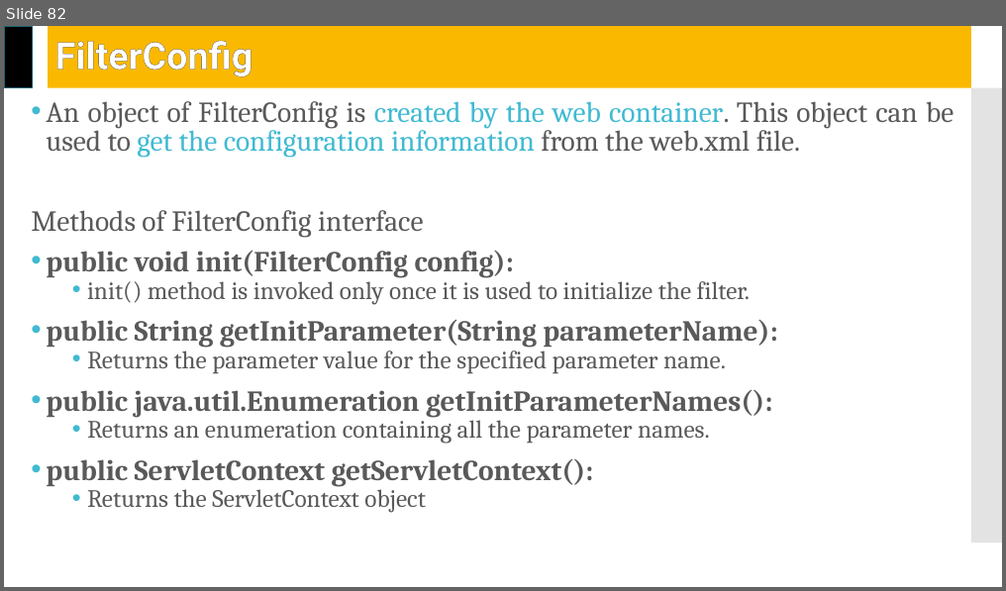
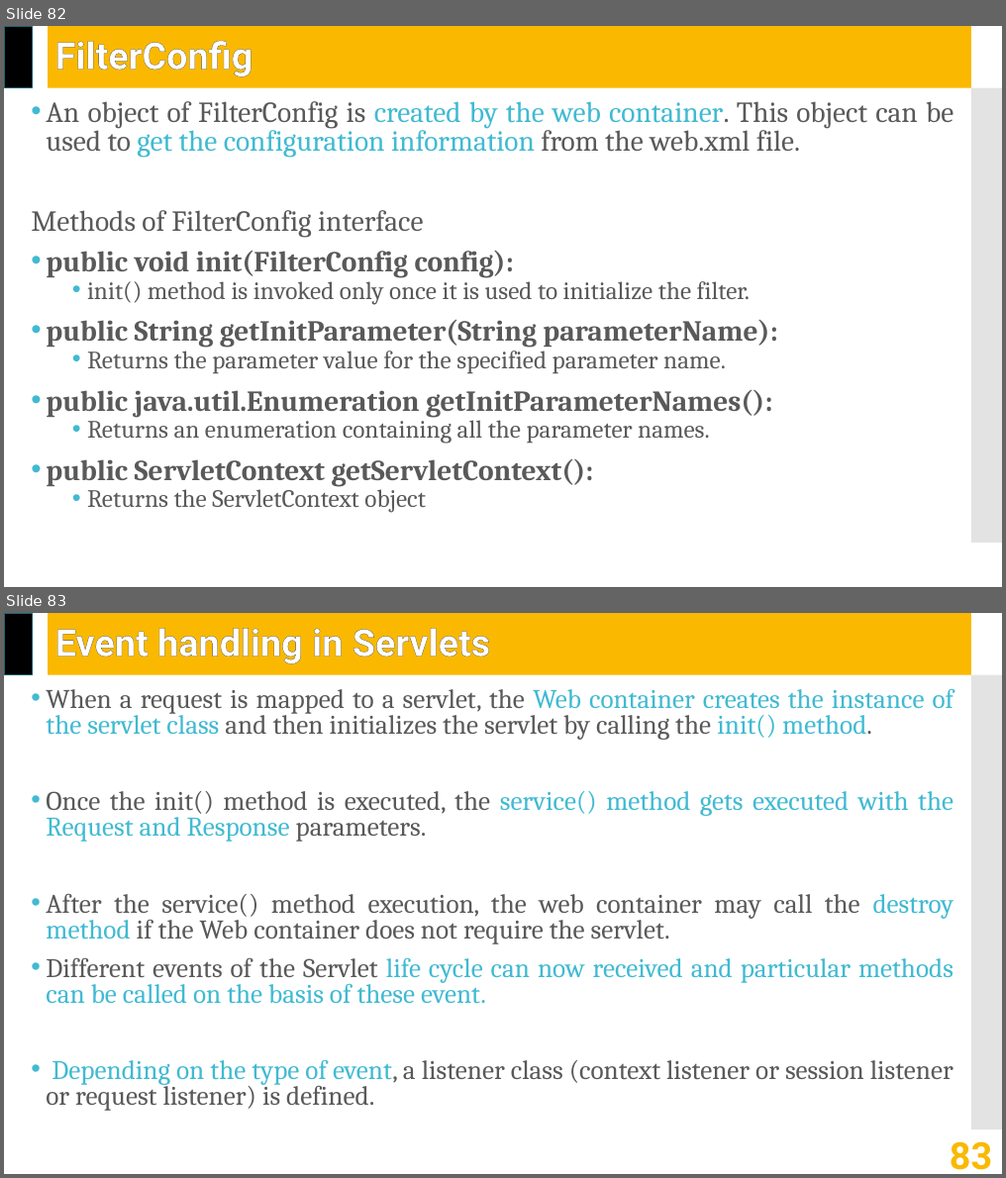
Before and after one commit to jrambasana/AJP2022-material, a slide deck: AJP Slides/AJP (01ce0502) - Unit 4 - Servlet API.pptx. Shown one above the other, each under a label of ours: slide 82 before the commit, slides 82 and 83 after it. The pictures are 1006x591 and 1006x1178 pixels, drawn with LibreOffice and Linux fonts; fonts in the diff are those of the drawing. Boxes give left, top, right and bottom in pixels: in the first picture for what was removed or moved away, otherwise in the second. Text is boxed around its words. In the diff, an @@ line names an element or a change of style, - is before the commit and + after.

```diff
--- a/AJP Slides/AJP (01ce0502) - Unit 4 - Servlet API.pptx
+++ b/AJP Slides/AJP (01ce0502) - Unit 4 - Servlet API.pptx
@@ slide 83 added at (4,613,1002,1174), background #FFFFFF; not listed: 3 template elements that a slide beside it also shows @@
@@ title added at (55,628,490,664), 36 pt, text #FFFFFF, bold @@
+Event handling in Servlets
@@ text added at (46,688,954,1111), 25.9 pt, text #595959 @@
+• When a request is mapped to a servlet, the Web container creates the instance of the servlet class and then initializes the servlet by calling the init() method.
+• Once the init() method is executed, the service() method gets executed with the Request and Response parameters.
+• After the service() method execution, the web container may call the destroy method if the Web container does not require the servlet.
+• Different events of the Servlet life cycle can now received and particular methods can be called on the basis of these event.
+• Depending on the type of event, a listener class (context listener or session listener or request listener) is defined.
@@ page number added at (949,1142,992,1170), 36 pt, text #FAB900, bold @@
+83
```
Also in this commit, not shown: 2 slides changed, 16 other slides added, 6 other files.
